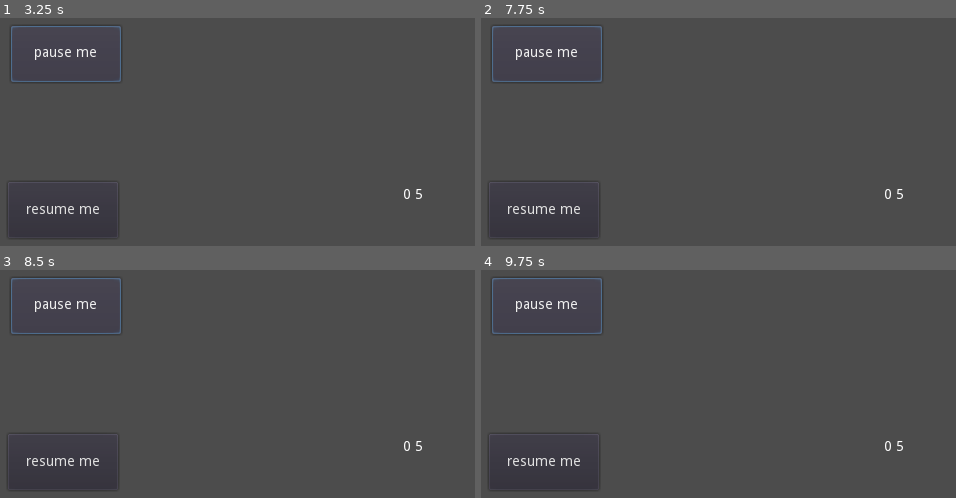
Above: before the commit, frames 1-4 (two rows, left to right).
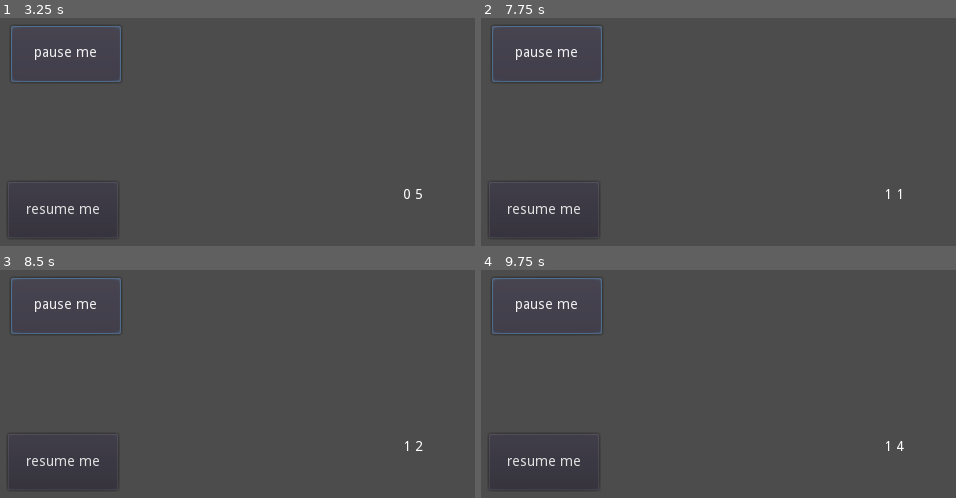
Above: after the commit, the same moments.

Repository: Speedphoenix/Mayor-of-Kanaka
Game: Godot game, scene res://dummytests/TestScene.tscn
Two runs of this game, one before a commit and one after it. Both use one fixed random seed, a clock stepped at 60 frames per second and the inputs below. This scene is started directly instead of the project's main scene.
Inputs:
- Up to frame 1 (3.25 s): click "resume me" at 0.5 s; click "resume me" at 1.25 s; click "resume me" at 2 s; click "pause me" at 2.75 s
- Up to frame 2 (7.75 s): no input
- Up to frame 3 (8.5 s): no input
- Up to frame 4 (9.75 s): no input

Frame 1 is identical in both runs. In frame 2, less than 0.1% of the frame differs, in the area x 85-89%, y 75-80%; in frame 3, less than 0.1%; in frame 4, less than 0.1%, in the area x 85-90%, y 75-80%.
Error after the commit: Attempt to call function 'resume_turns' in base 'null instance' on a null instance. (res://dummytests/TestLabel.gd:10)

Commit message:
Fix style and test EventController

Diff:
--- a/assets/events/SimpleEvent.tres
+++ b/assets/events/SimpleEvent.tres
@@ -1,11 +1,11 @@
 [gd_resource type="Resource" load_steps=2 format=2]
 
-[ext_resource path="res://scripts/events/DecisionSimple.gd" type="Script" id=1]
+[ext_resource path="res://scripts/events/UsableEvent/Earthquake.gd" type="Script" id=1]
 
 [resource]
 script = ExtResource( 1 )
-title = "Earthquake"
-description = "Take earthquake prevention mesures"
+title = "An earthquake arrived"
+description = "Dude, help the citizens"
 active_duration = 0
 accept_msg = "Accept"
 refuse_msg = "Refuse"
--- a/dummytests/TestScene.tscn
+++ b/dummytests/TestScene.tscn
@@ -1,9 +1,17 @@
-[gd_scene load_steps=3 format=2]
+[gd_scene load_steps=6 format=2]
 
 [ext_resource path="res://dummytests/TestLabel.gd" type="Script" id=1]
-[ext_resource path="res://scenes/TurnController.tscn" type="PackedScene" id=2]
+[ext_resource path="res://scenes/GlobalObject.tscn" type="PackedScene" id=2]
+[ext_resource path="res://dummytests/testeventAdder.gd" type="Script" id=3]
+[ext_resource path="res://dummytests/events/TestEvent1.tres" type="Resource" id=4]
+[ext_resource path="res://dummytests/events/TestEvent2.tres" type="Resource" id=5]
 
 [node name="TestScene" type="Node"]
+
+[node name="GlobalObject" parent="." instance=ExtResource( 2 )]
+
+[node name="TurnController" parent="GlobalObject" index="0"]
+days_in_a_month = 9
 
 [node name="TestLabel" type="Label" parent="."]
 margin_left = 489.946
@@ -36,9 +44,13 @@
 "_edit_use_anchors_": false
 }
 
-[node name="TurnController" parent="." instance=ExtResource( 2 )]
-days_in_a_month = 5
+[node name="eventAdder" type="Node" parent="."]
+script = ExtResource( 3 )
+events = [ ExtResource( 4 ), ExtResource( 5 ) ]
+[connection signal="miniturn_changed" from="GlobalObject/TurnController" to="TestLabel" method="showmachin"]
+[connection signal="turn_changed" from="GlobalObject/TurnController" to="TestLabel" method="showmachin"]
+[connection signal="events_arrived" from="GlobalObject/EventController" to="eventAdder" method="_on_EventController_events_arrived"]
 [connection signal="pressed" from="Button" to="TestLabel" method="pauseit"]
 [connection signal="pressed" from="Button2" to="TestLabel" method="resumeit"]
-[connection signal="miniturn_changed" from="TurnController" to="TestLabel" method="showmachin"]
-[connection signal="turn_changed" from="TurnController" to="TestLabel" method="showmachin"]
+
+[editable path="GlobalObject"]
--- /dev/null
+++ b/dummytests/events/TestEvent1.gd
@@ -0,0 +1,26 @@
+extends DecisionSimple
+# This has the basic functionality of an event, and is customizable
+# should have an effect on the various gauges
+
+func _init():
+	print("I am test event 1")
+	accept_effects = [
+		{
+			"on_bar" : "BUDGET",
+			"value": -15,
+		},
+		{
+			"on_bar" : "SATISFACTION",
+			"value": 10,
+		},
+	]
+	refuse_or_expire_effects = [
+		{
+			"on_bar" : "SATISFACTION",
+			"value": -10,
+		},
+		{
+			"on_bar" : "HEALTH",
+			"value": -20,
+		},
+	]
--- /dev/null
+++ b/dummytests/events/TestEvent1.tres
@@ -0,0 +1,11 @@
+[gd_resource type="Resource" load_steps=2 format=2]
+
+[ext_resource path="res://dummytests/events/TestEvent1.gd" type="Script" id=1]
+
+[resource]
+script = ExtResource( 1 )
+title = "testevent1"
+description = ""
+active_duration = 0
+accept_msg = "Accept"
+refuse_msg = "Refuse"
--- /dev/null
+++ b/dummytests/events/TestEvent2.gd
@@ -0,0 +1,15 @@
+extends BaseEvent
+
+
+# Called when the event is created, before the player has interracted with it
+func on_triggered(scene_tree: SceneTree) -> void:
+	print("testevent2 triggered")
+
+func on_accepted(scene_tree: SceneTree) -> void:
+	print("testevent2 accepted")
+
+func on_refused(scene_tree: SceneTree) -> void:
+	print("testevent2 refused")
+
+func on_expired(scene_tree: SceneTree) -> void:
+	print("oh no testevent2 expired")
--- /dev/null
+++ b/dummytests/events/TestEvent2.tres
@@ -0,0 +1,11 @@
+[gd_resource type="Resource" load_steps=2 format=2]
+
+[ext_resource path="res://dummytests/events/TestEvent2.gd" type="Script" id=1]
+
+[resource]
+script = ExtResource( 1 )
+title = "testev2"
+description = "some test event, really"
+active_duration = 2
+accept_msg = "Accept"
+refuse_msg = "Refuse"
--- /dev/null
+++ b/dummytests/testeventAdder.gd
@@ -0,0 +1,15 @@
+extends Node
+
+export(Array, Resource) var events
+
+# Called when the node enters the scene tree for the first time.
+func _ready():
+	print("oyy")
+	for event in events:
+		$"../GlobalObject/EventController".add_possible_event(event)
+	print($"../GlobalObject/EventController".triggerable_events.size())
+
+
+func _on_EventController_events_arrived(events: Array):
+	print("received an event!")
+	print(events[0].title)
--- a/scripts/EventController.gd
+++ b/scripts/EventController.gd
@@ -19,7 +19,6 @@
 # Will expire next turn/miniturn
 signal events_will_expire(events)
 signal events_expired(events)
-
 
 # An array of TriggerableEvents
 var triggerable_events: Array
@@ -30,8 +29,8 @@
 var triggered_events: Array
 
 # When a new turn/month starts, how many events can be triggered at once
-export(bool) var max_events_per_turn_start = 1
-export(bool) var max_events_per_miniturn = 1
+export(int) var max_events_per_turn_start = 1
+export(int) var max_events_per_miniturn = 1
 
 # Need a better name for this
 # Whether the game should aim to fulfill a certain amount of events per turn
@@ -74,11 +73,13 @@
 # It might be active or closed
 class TriggeredEvent:
 	var event_resource: BaseEvent
+	var triggerable: TriggerableEvent
 	var remaining_turns: int
 
 	func _init(from: TriggerableEvent):
 		event_resource = from.event_resource.duplicate()
 		remaining_turns = event_resource.active_duration
+		triggerable = from
 
 
 func _ready():
@@ -88,13 +89,13 @@
 
 # returns an array of valid usable TriggerableEvents
 # Note that multiple events could have the same reference
-func getAvailableEvent(max_count: int = 1) -> Array:
+func _get_available_events(max_count: int = 1) -> Array:
 	var possible_events := []
 	var trigger_now := []
 	for event in triggerable_events:
 		if event.trigger_immediately != 0:
 			trigger_now.append(event)
-		elif event.remaing_triggers > 0 && event.weight > 0:
+		elif (event.remaing_triggers == -1 || event.remaing_triggers > 0) && event.weight > 0:
 			for i in range(event.weight):
 				possible_events.append(event)
 
@@ -122,8 +123,8 @@
 	return rep
 
 
-func trigger_events(curr_turn_number: int, curr_miniturn_number: int, max_count: int = 1):
-	var available_events = getAvailableEvent(max_count)
+func trigger_events(curr_turn_number: int, curr_miniturn_number: int, max_count: int = 1) -> void:
+	var available_events = _get_available_events(max_count)
 	if available_events.size() != 0:
 		var to_send = []
 		for event in available_events:
@@ -143,7 +144,8 @@
 			triggered.event_resource.on_triggered(get_tree())
 		emit_signal("events_arrived", to_send)
 
-func expire_events(to_expire: Array):
+
+func _expire_events(to_expire: Array):
 	var expired_resources := []
 	for event in to_expire:
 		active_events.remove(active_events.find(event))
@@ -164,7 +166,7 @@
 		if event.remaining_turns < 0:
 			to_expire.append(event)
 	if to_expire.size() != 0:
-		expire_events(to_expire)
+		_expire_events(to_expire)
 	trigger_events(turn_number, miniturn_number, max_events_per_turn_start)
 
 func _on_turn_ended(turn_number: int, miniturn_number: int):
@@ -184,26 +186,25 @@
 
 # TODO:
 # will (forcefully) generate an event next miniturn	(or as soon as possible)
-func trigger_immediate_event():
+func trigger_immediate_event() -> void:
 	pass
 
-# TODO:
 func add_possible_event(base_event: BaseEvent) -> void:
 	var new_event := TriggerableEvent.new(base_event)
 	triggerable_events.append(new_event)
 
 # TODO:
 # remove from the bag of available potential events
-func remove_possible_event():
+func remove_possible_event() -> void:
 	pass
 
 
-func accept_event(base_event: BaseEvent):
+func accept_event(base_event: BaseEvent) -> void:
 	var index := _find_by_event_resource(active_events, base_event)
 	active_events.remove(index)
 	base_event.on_accepted(get_tree())
 
-func refuse_event(base_event: BaseEvent):
+func refuse_event(base_event: BaseEvent) -> void:
 	var index := _find_by_event_resource(active_events, base_event)
 	active_events.remove(index)
 	base_event.on_refused(get_tree())
--- a/scripts/events/DecisionSimple.gd
+++ b/scripts/events/DecisionSimple.gd
@@ -3,27 +3,9 @@
 # This has the basic functionality of an event, and is customizable
 # should have an effect on the various gauges
 
-var accept_effects := [
-	{
-		"on_bar" : "BUDGET",
-		"value": -15,
-	},
-	{
-		"on_bar" : "SATISFACTION",
-		"value": 10,
-	},
-]
+var accept_effects := []
 
-var refuse_or_expire_effects := [
-	{
-		"on_bar" : "SATISFACTION",
-		"value": -10,
-	},
-	{
-		"on_bar" : "HEALTH",
-		"value": -20,
-	},
-]
+var refuse_or_expire_effects := []
 
 var globalObject: Node
 var turnController: Node
--- /dev/null
+++ b/scripts/events/UsableEvent/Earthquake.gd
@@ -0,0 +1,25 @@
+extends DecisionSimple
+# This has the basic functionality of an event, and is customizable
+# should have an effect on the various gauges
+
+func _init():
+	accept_effects = [
+		{
+			"on_bar" : "BUDGET",
+			"value": -15,
+		},
+		{
+			"on_bar" : "SATISFACTION",
+			"value": 10,
+		},
+	]
+	refuse_or_expire_effects = [
+		{
+			"on_bar" : "SATISFACTION",
+			"value": -10,
+		},
+		{
+			"on_bar" : "HEALTH",
+			"value": -20,
+		},
+	]
